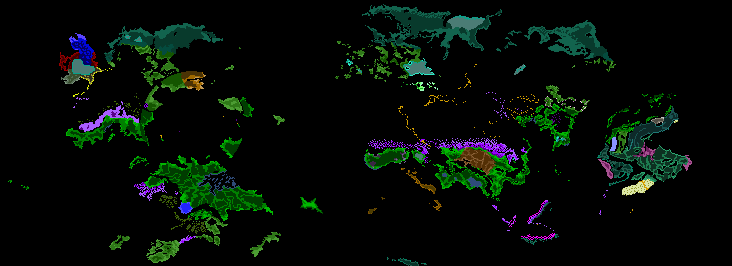
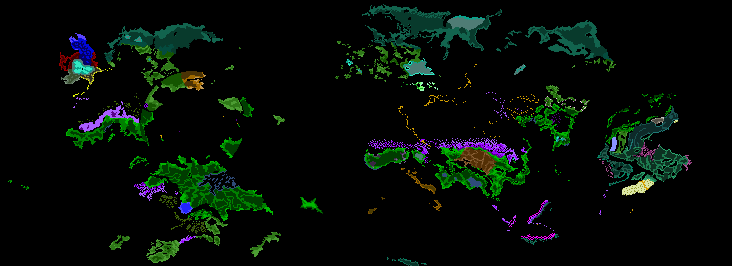
Layered file, before and after one edit (w=732, h=266). Changes by layer:
painted on "1" over [72, 15, 692, 179]
